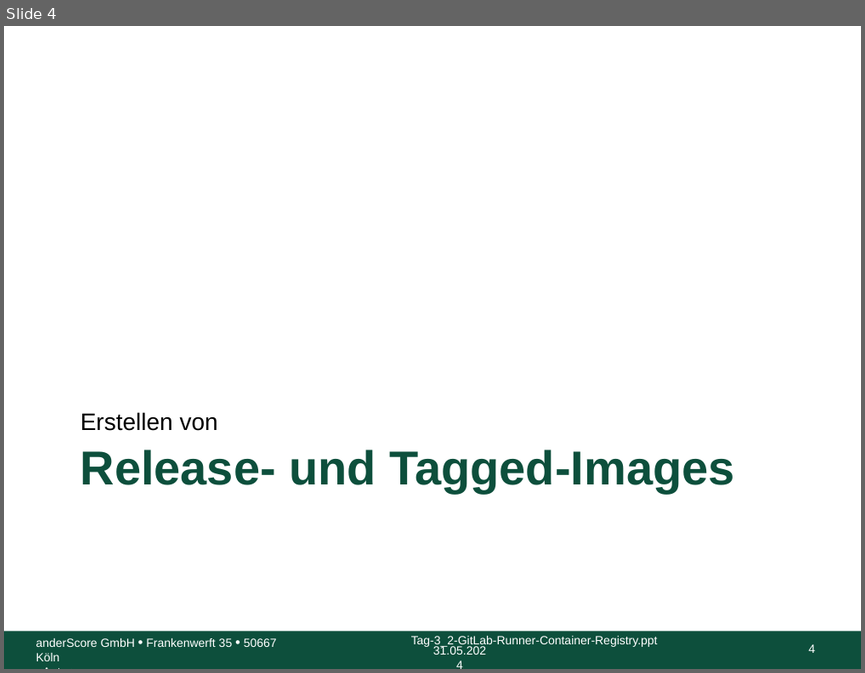
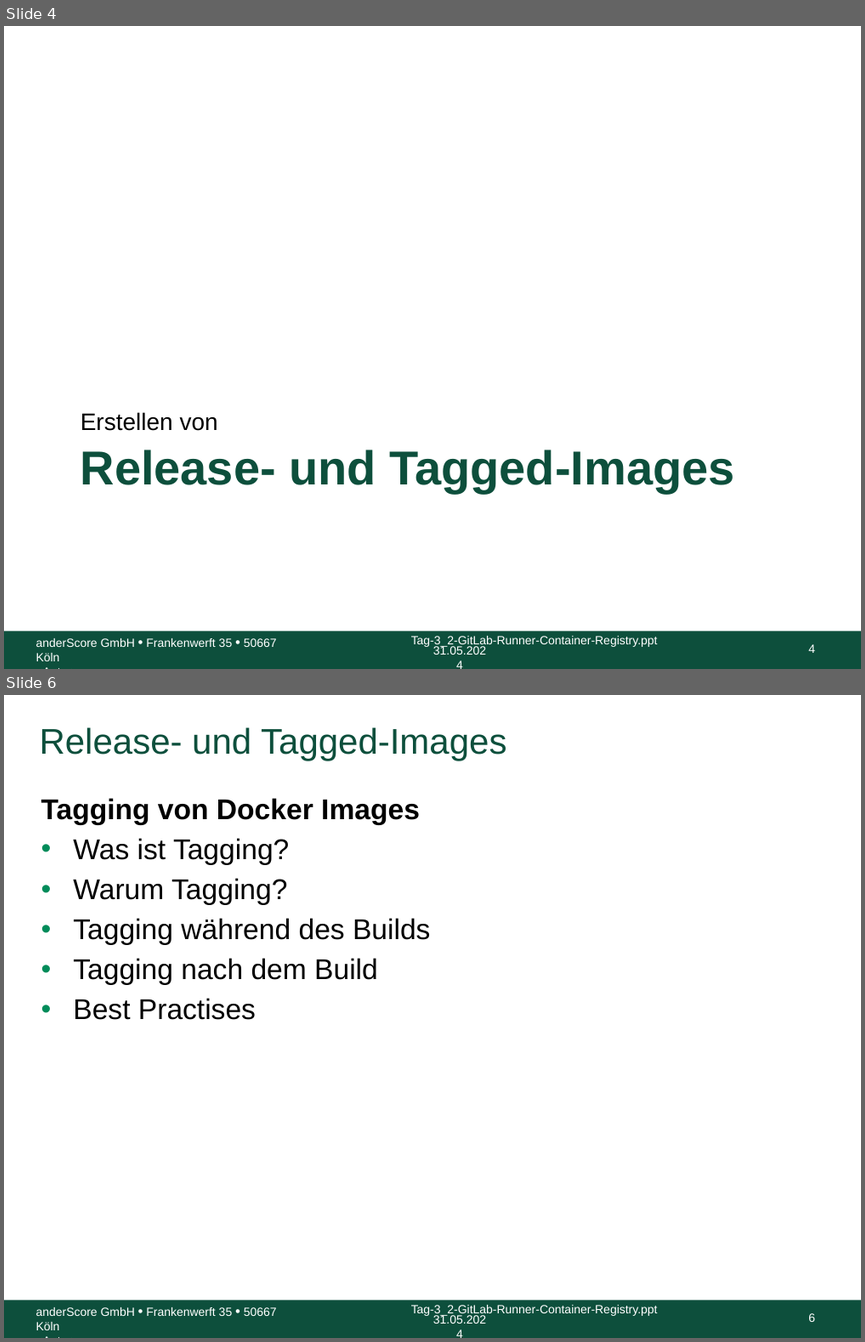
Before and after one commit to anderscore-gmbh/gitlab, a slide deck: slides/Tag-3_3-Release-und-Tagged-Images.pptx. Shown one above the other, each under a label of ours: slide 4 before the commit, slides 4 and 6 after it; the slides between them are not shown. The pictures are 865x673 and 865x1342 pixels, drawn with LibreOffice and Linux fonts; fonts in the diff are those of the drawing; background and template pictures are left out. Boxes give left, top, right and bottom in pixels: in the first picture for what was removed or moved away, otherwise in the second. Text is boxed around its words. In the diff, an @@ line names an element or a change of style, - is before the commit and + after.

Commit message:
Tag-3_3: Tagging von Docker Images abgeschlossen

```diff
--- a/slides/Tag-3_3-Release-und-Tagged-Images.pptx
+++ b/slides/Tag-3_3-Release-und-Tagged-Images.pptx
@@ slide 6 added at [4, 695, 861, 1338], background #FFFFFF; not listed: 5 template elements that a slide beside it also shows @@
@@ title added at [40, 727, 506, 760], 30 pt, text #0D4F3C @@
+Release- und Tagged-Images
@@ text added at [41, 798, 430, 1020], 24 pt, text #000000 @@
+Tagging von Docker Images
+• Was ist Tagging?
+• Warum Tagging?
+• Tagging während des Builds
+• Tagging nach dem Build
+• Best Practises
```
Also in this commit, not shown: 8 other slides added.
